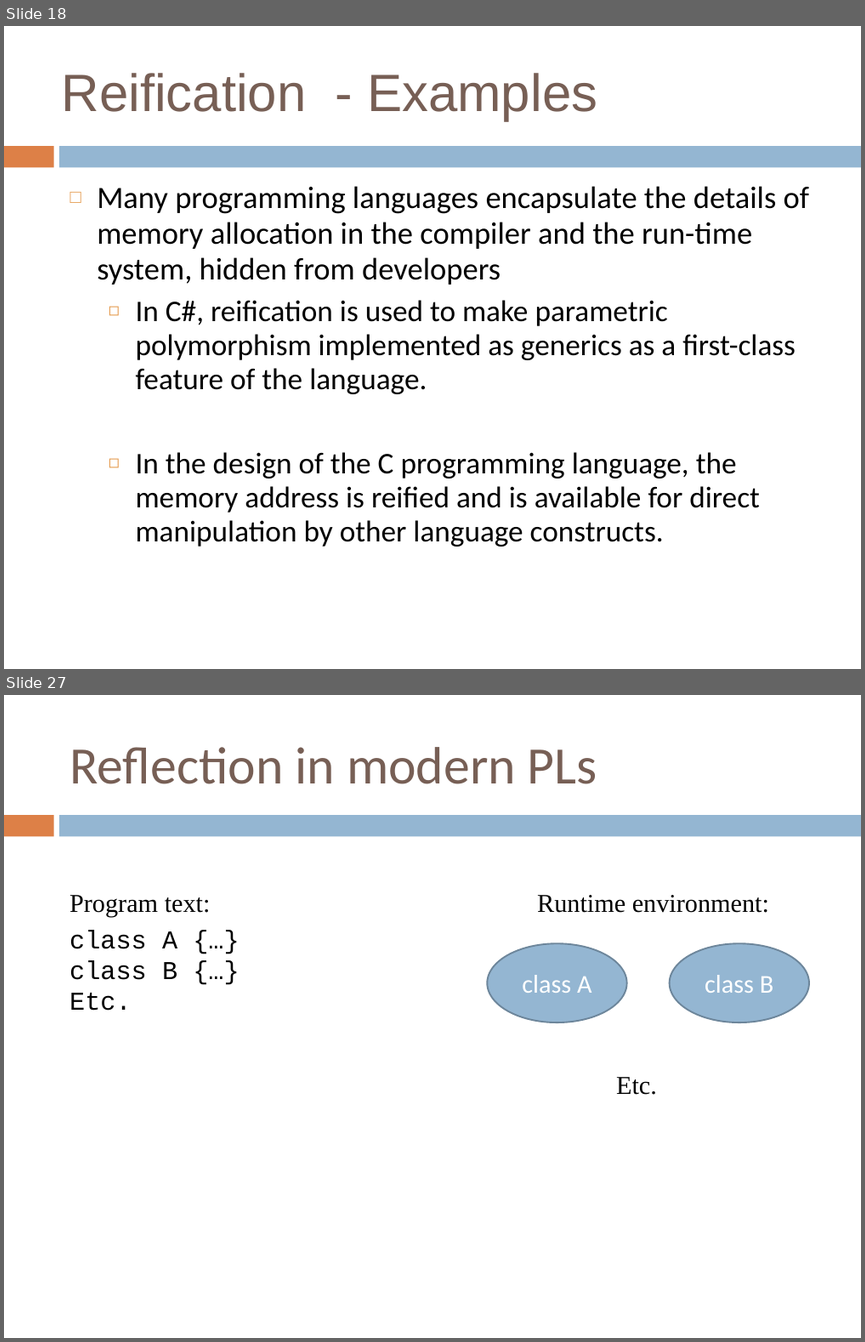
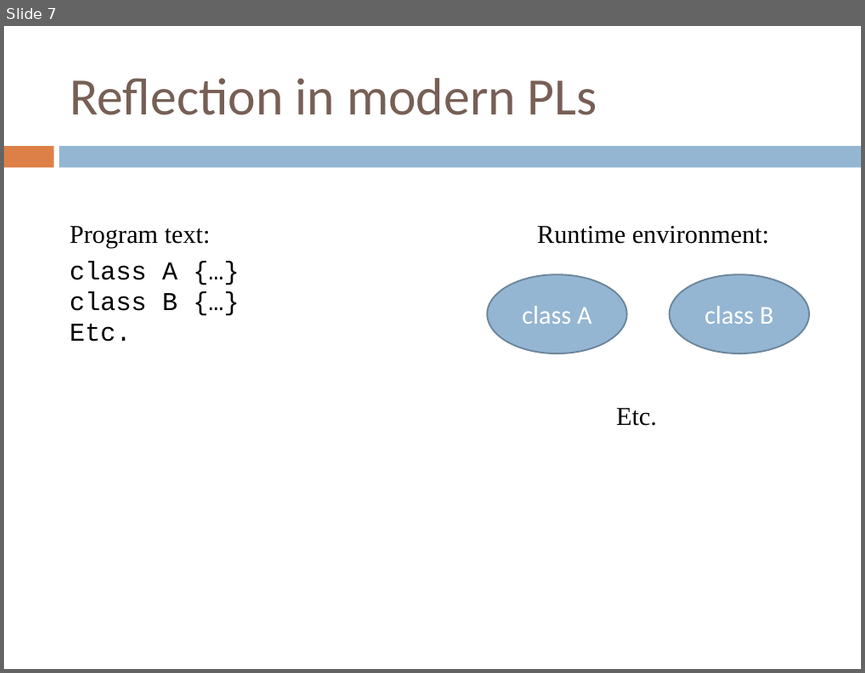
Before and after one commit to crista/EPS-slides, a slide deck: EPS-Reflection.pptx. Shown one above the other, each under a label of ours: slides 18 and 27 before the commit, slide 7 after it; the slides between them are not shown. The pictures are 865x1342 and 865x673 pixels, drawn with LibreOffice and Linux fonts; fonts in the diff are those of the drawing; background and template pictures are left out. Boxes give left, top, right and bottom in pixels: in the first picture for what was removed or moved away, otherwise in the second. Text is boxed around its words. In the diff, an @@ line names an element or a change of style, - is before the commit and + after.

```diff
--- a/EPS-Reflection.pptx
+++ b/EPS-Reflection.pptx
@@ slide 18 removed at (4,26,861,669), background picture (left out); not listed: 2 template elements that a slide beside it also shows @@
@@ title removed at (62,73,597,121) @@
-Reification - Examples
@@ text removed at (97,186,809,546) @@
-  □ Many programming languages encapsulate the details of memory allocation in the compiler and the run-time system, hidden from developers
-    ◻ In C#, reification is used to make parametric polymorphism implemented as generics as a first-class feature of the language.
-    ◻ In the design of the C programming language, the memory address is reified and is available for direct manipulation by other language constructs.
@@ what was slide 27 is now slide 7 @@
```
Also in this commit, not shown: 6 slides changed, 1 slide added, 24 other slides removed, 2 other files.
